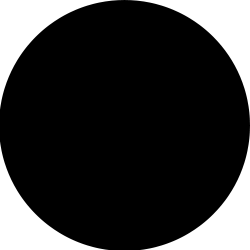
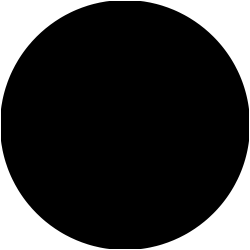
Layered file, before and after one edit (250×250). Changes by layer:
renamed "Ellipse 1 r" to "Ellipse 1 copy", showed it, painted on it, unmasked it over [0,0,250,250]
removed layer "Ellipse 2" over [0,0,250,250]
